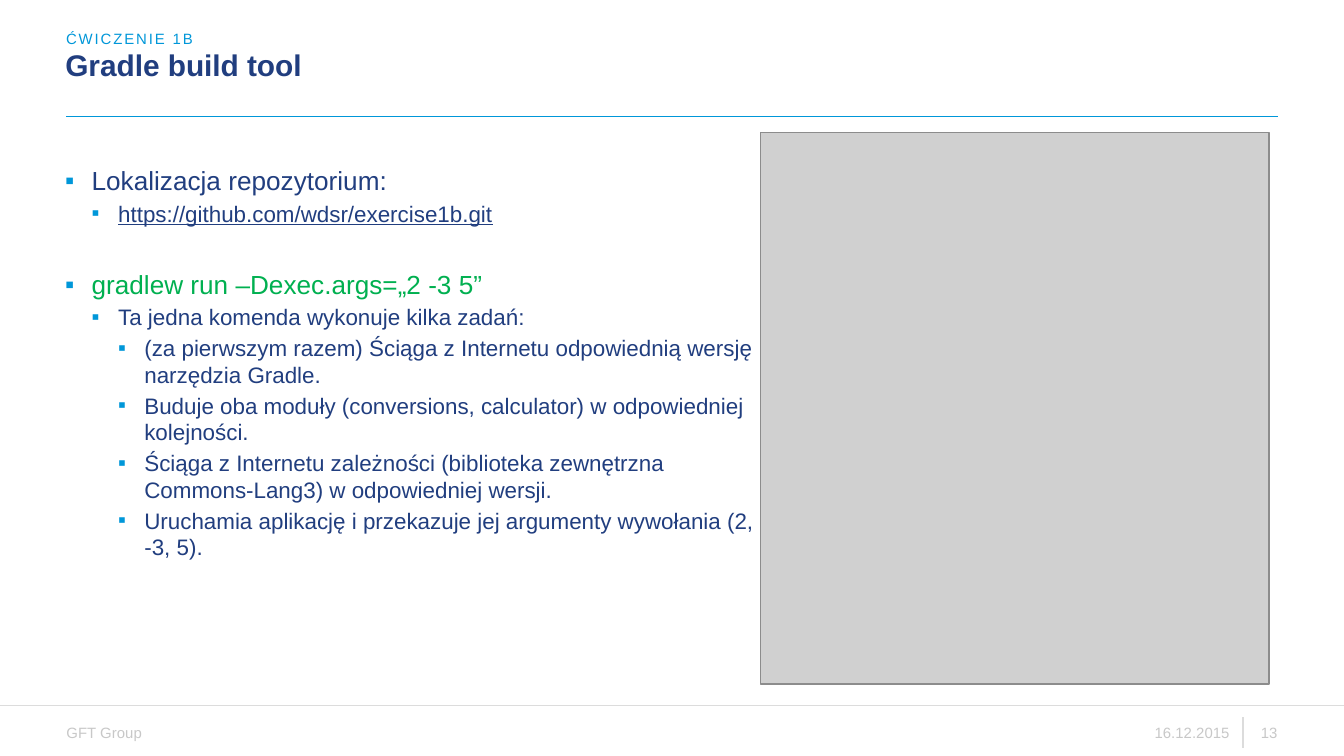
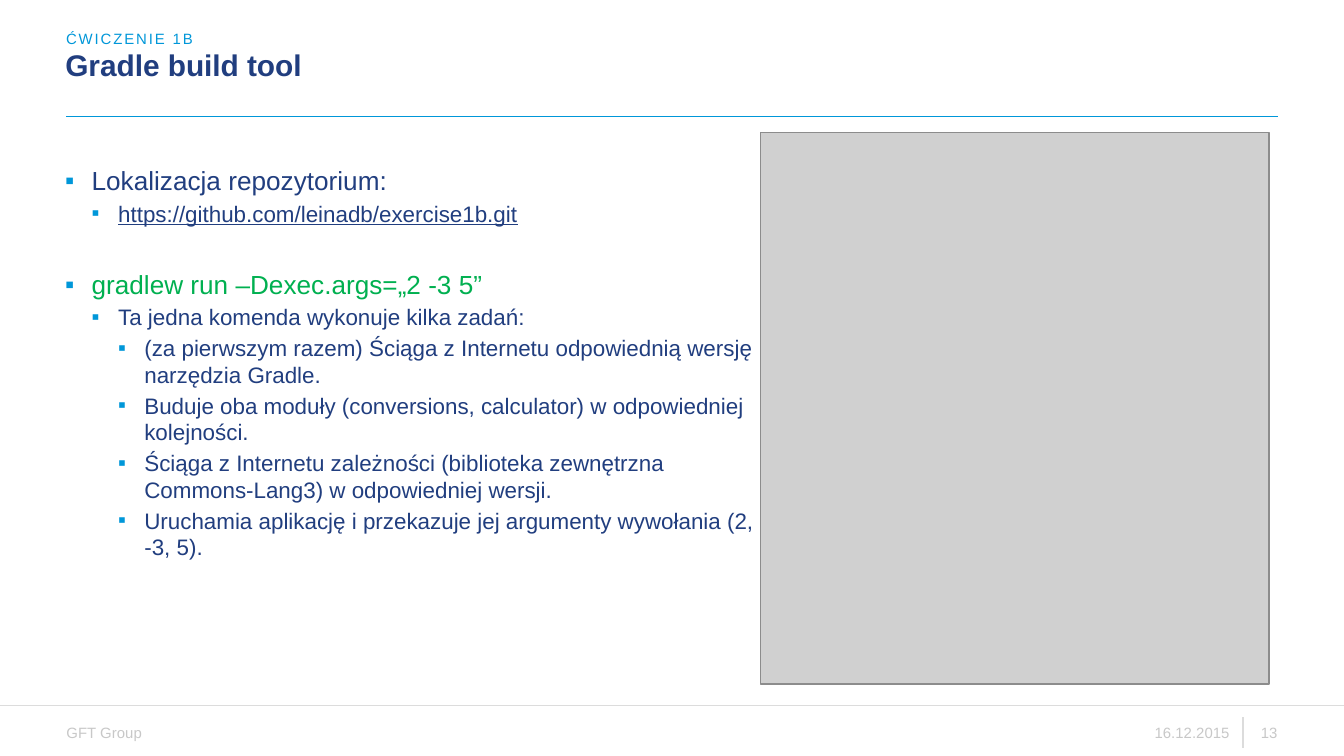
Before and after one commit to zenek24pl/exercise1a, a slide deck: slide 13 of WDSR - ćwiczenie 1.pptx. Drawn at 1344x756 pixels with LibreOffice and Linux fonts; fonts in the diff are those of the drawing; grey boxes stand for pictures; background and template pictures are left out. Boxes give left, top, right and bottom in pixels: in the first picture for what was removed or moved away, otherwise in the second. Text is boxed around its words. In the diff, an @@ line names an element or a change of style, - is before the commit and + after.

```diff
--- a/WDSR - ćwiczenie 1.pptx
+++ b/WDSR - ćwiczenie 1.pptx
@@ text at box(118, 205, 517, 227): text changed @@
-  ▪ https://github.com/wdsr/exercise1b.git
+  ▪ https://github.com/leinadb/exercise1b.git
```
Also in this commit, not shown: 4 other slides changed.
